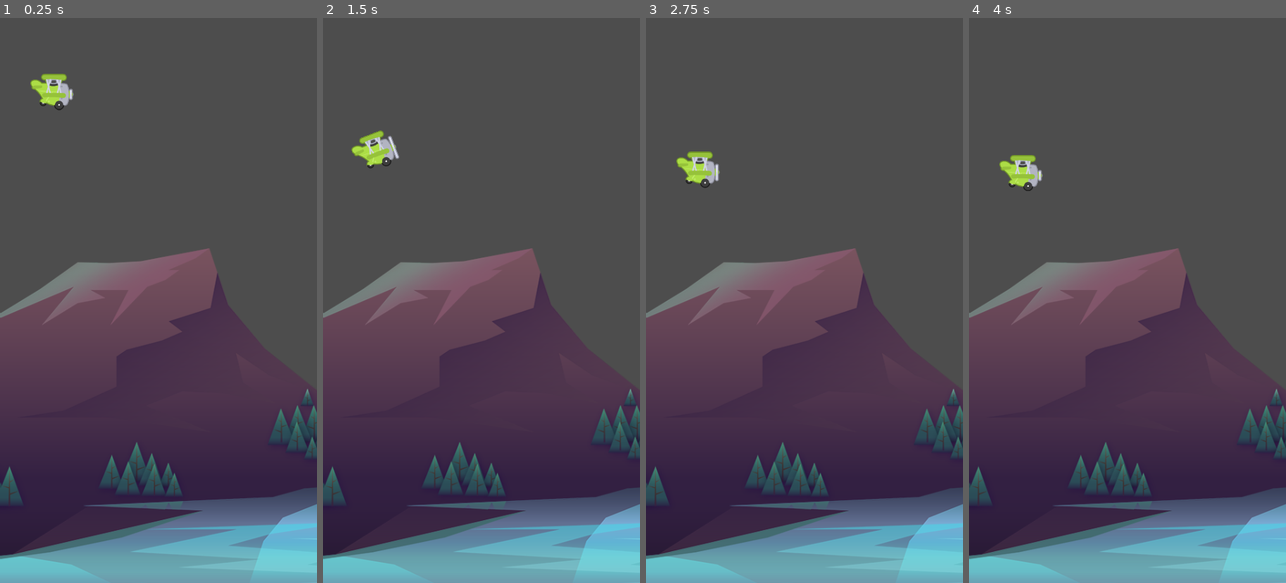
Above: before the commit, frames 1-4 (left to right).
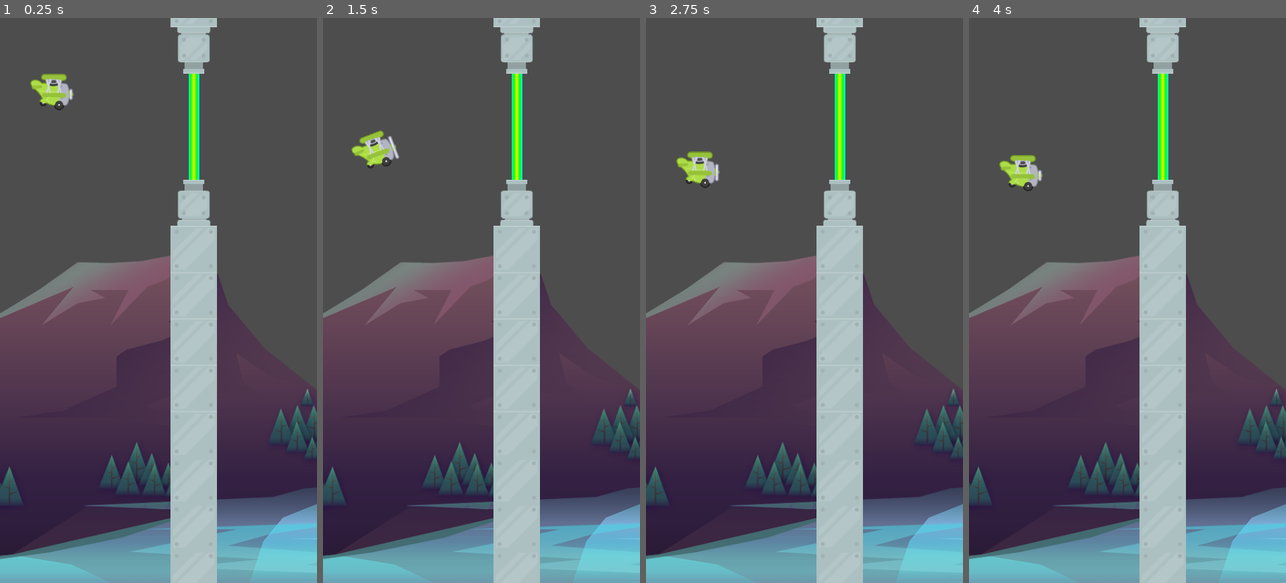
Above: after the commit, the same moments.

Repository: diashug/tappy
Game: Godot game, scene res://scenes/game/game.tscn
The game is run twice, just before and just after one commit, with the same random seed, the same clock (stepped at 60 frames per second) and the same inputs.
Inputs:
- Up to frame 1 (0.25 s): no input
- Up to frame 2 (1.5 s): tap Space (fly) at 0.6, 1.35 s
- Up to frame 3 (2.75 s): tap Space (fly) at 2.1 s
- Up to frame 4 (4 s): tap Space (fly) at 2.85, 3.6 s

The runs differ from the first frame. In frame 1, 12% of the frame differs, in the area x 53-69%, y 0-100%; in frame 2, 12%; in frame 3, 12%; in frame 4, 12%.

Commit message:
Add pipes and laser sprites

Diff:
--- a/scenes/game/game.tscn
+++ b/scenes/game/game.tscn
@@ -1,8 +1,9 @@
-[gd_scene load_steps=4 format=3 uid="uid://d4byo851i21n1"]
+[gd_scene load_steps=5 format=3 uid="uid://d4byo851i21n1"]
 
 [ext_resource type="Texture2D" uid="uid://bst2y0hl1sjul" path="res://assets/background/rocks_2.png" id="1_oo4vf"]
 [ext_resource type="PackedScene" uid="uid://dja73fj2xddxi" path="res://scenes/plane/plane.tscn" id="2_wocu4"]
 [ext_resource type="PackedScene" uid="uid://d3pwguohhto2r" path="res://scenes/barrier/barrier.tscn" id="3_kop4d"]
+[ext_resource type="PackedScene" uid="uid://dmqvqpg5wcpgn" path="res://scenes/pipes/pipes.tscn" id="4_tbs7p"]
 
 [node name="Game" type="Node2D"]
 
@@ -18,3 +19,6 @@
 
 [node name="Floor" parent="." instance=ExtResource("3_kop4d")]
 position = Vector2(0, 838)
+
+[node name="Pipes" parent="." instance=ExtResource("4_tbs7p")]
+position = Vector2(293, 164)
--- /dev/null
+++ b/scenes/laser/laser.tscn
@@ -0,0 +1,59 @@
+[gd_scene load_steps=6 format=3 uid="uid://ihv6be1nb3ri"]
+
+[ext_resource type="Texture2D" uid="uid://d2n67anew10x7" path="res://assets/pipes/laser2.png" id="1_oet3v"]
+
+[sub_resource type="RectangleShape2D" id="RectangleShape2D_n2xhb"]
+size = Vector2(6, 254)
+
+[sub_resource type="Animation" id="Animation_ao63d"]
+resource_name = "flash"
+loop_mode = 2
+step = 0.1
+tracks/0/type = "value"
+tracks/0/imported = false
+tracks/0/enabled = true
+tracks/0/path = NodePath("Sprite2D:self_modulate")
+tracks/0/interp = 1
+tracks/0/loop_wrap = true
+tracks/0/keys = {
+"times": PackedFloat32Array(0, 0.4, 0.5, 0.6),
+"transitions": PackedFloat32Array(1, 1, 1, 1),
+"update": 0,
+"values": [Color(1, 1, 1, 1), Color(1, 1, 1, 1), Color(1, 1, 1, 0.0784314), Color(1, 1, 1, 1)]
+}
+
+[sub_resource type="Animation" id="Animation_i3qsf"]
+length = 0.001
+tracks/0/type = "value"
+tracks/0/imported = false
+tracks/0/enabled = true
+tracks/0/path = NodePath("Sprite2D:self_modulate")
+tracks/0/interp = 1
+tracks/0/loop_wrap = true
+tracks/0/keys = {
+"times": PackedFloat32Array(0),
+"transitions": PackedFloat32Array(1),
+"update": 0,
+"values": [Color(1, 1, 1, 1)]
+}
+
+[sub_resource type="AnimationLibrary" id="AnimationLibrary_w84ap"]
+_data = {
+"RESET": SubResource("Animation_i3qsf"),
+"flash": SubResource("Animation_ao63d")
+}
+
+[node name="Laser" type="Area2D"]
+
+[node name="Sprite2D" type="Sprite2D" parent="."]
+scale = Vector2(1, 8)
+texture = ExtResource("1_oet3v")
+
+[node name="CollisionShape2D" type="CollisionShape2D" parent="."]
+position = Vector2(70, 0)
+shape = SubResource("RectangleShape2D_n2xhb")
+
+[node name="AnimationPlayer" type="AnimationPlayer" parent="."]
+libraries = {
+"": SubResource("AnimationLibrary_w84ap")
+}
--- /dev/null
+++ b/scenes/pipe/pipe.tscn
@@ -0,0 +1,24 @@
+[gd_scene load_steps=4 format=3 uid="uid://bjbltg3p861t2"]
+
+[ext_resource type="Texture2D" uid="uid://baqrrf2yi416d" path="res://assets/pipes/pipe.png" id="1_jaxs0"]
+
+[sub_resource type="RectangleShape2D" id="RectangleShape2D_hur8l"]
+size = Vector2(65, 556)
+
+[sub_resource type="RectangleShape2D" id="RectangleShape2D_sppsx"]
+size = Vector2(46, 51)
+
+[node name="Pipe" type="Area2D"]
+
+[node name="Sprite2D" type="Sprite2D" parent="."]
+texture = ExtResource("1_jaxs0")
+centered = false
+offset = Vector2(-35, 0)
+
+[node name="CollisionShape2D" type="CollisionShape2D" parent="."]
+position = Vector2(0.5, 351)
+shape = SubResource("RectangleShape2D_hur8l")
+
+[node name="CollisionShape2D2" type="CollisionShape2D" parent="."]
+position = Vector2(0, 45.5)
+shape = SubResource("RectangleShape2D_sppsx")
--- /dev/null
+++ b/scenes/pipes/pipes.tscn
@@ -0,0 +1,23 @@
+[gd_scene load_steps=4 format=3 uid="uid://dmqvqpg5wcpgn"]
+
+[ext_resource type="PackedScene" uid="uid://bjbltg3p861t2" path="res://scenes/pipe/pipe.tscn" id="1_yjhak"]
+[ext_resource type="PackedScene" uid="uid://ihv6be1nb3ri" path="res://scenes/laser/laser.tscn" id="2_fkhvw"]
+[ext_resource type="AudioStream" uid="uid://dacy21mxj2s3u" path="res://assets/audio/score.wav" id="3_ker04"]
+
+[node name="Pipes" type="Node2D"]
+
+[node name="Upper" parent="." instance=ExtResource("1_yjhak")]
+position = Vector2(0, -80)
+rotation = -3.14159
+
+[node name="Lower" parent="." instance=ExtResource("1_yjhak")]
+position = Vector2(0, 80)
+
+[node name="Laser" parent="." instance=ExtResource("2_fkhvw")]
+z_index = -1
+
+[node name="VisibleOnScreenNotifier2D" type="VisibleOnScreenNotifier2D" parent="."]
+position = Vector2(30, 0)
+
+[node name="ScoreSound" type="AudioStreamPlayer2D" parent="."]
+stream = ExtResource("3_ker04")
--- a/scenes/plane/plane.tscn
+++ b/scenes/plane/plane.tscn
@@ -35,6 +35,21 @@
 [sub_resource type="CircleShape2D" id="CircleShape2D_fq00x"]
 radius = 23.0
 
+[sub_resource type="Animation" id="Animation_c7hs5"]
+length = 0.001
+tracks/0/type = "value"
+tracks/0/imported = false
+tracks/0/enabled = true
+tracks/0/path = NodePath("AnimatedSprite2D:rotation")
+tracks/0/interp = 1
+tracks/0/loop_wrap = true
+tracks/0/keys = {
+"times": PackedFloat32Array(0),
+"transitions": PackedFloat32Array(1),
+"update": 0,
+"values": [0.0]
+}
+
 [sub_resource type="Animation" id="Animation_5rnv6"]
 resource_name = "power"
 length = 0.3
@@ -50,21 +65,6 @@
 "transitions": PackedFloat32Array(1, 1, 1),
 "update": 0,
 "values": [0.0, -0.349066, 0.0]
-}
-
-[sub_resource type="Animation" id="Animation_c7hs5"]
-length = 0.001
-tracks/0/type = "value"
-tracks/0/imported = false
-tracks/0/enabled = true
-tracks/0/path = NodePath("AnimatedSprite2D:rotation")
-tracks/0/interp = 1
-tracks/0/loop_wrap = true
-tracks/0/keys = {
-"times": PackedFloat32Array(0),
-"transitions": PackedFloat32Array(1),
-"update": 0,
-"values": [0.0]
 }
 
 [sub_resource type="AnimationLibrary" id="AnimationLibrary_uxl60"]
